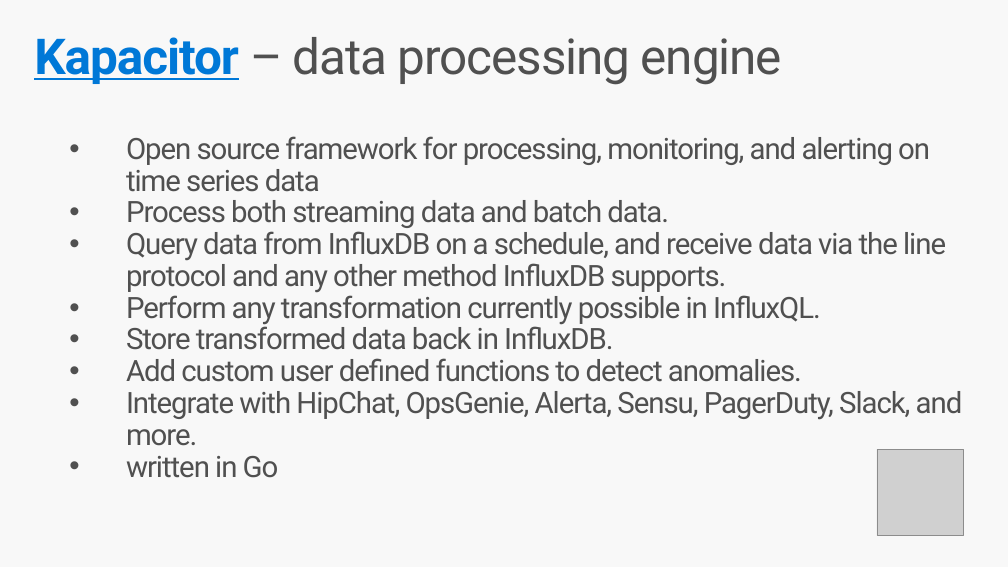
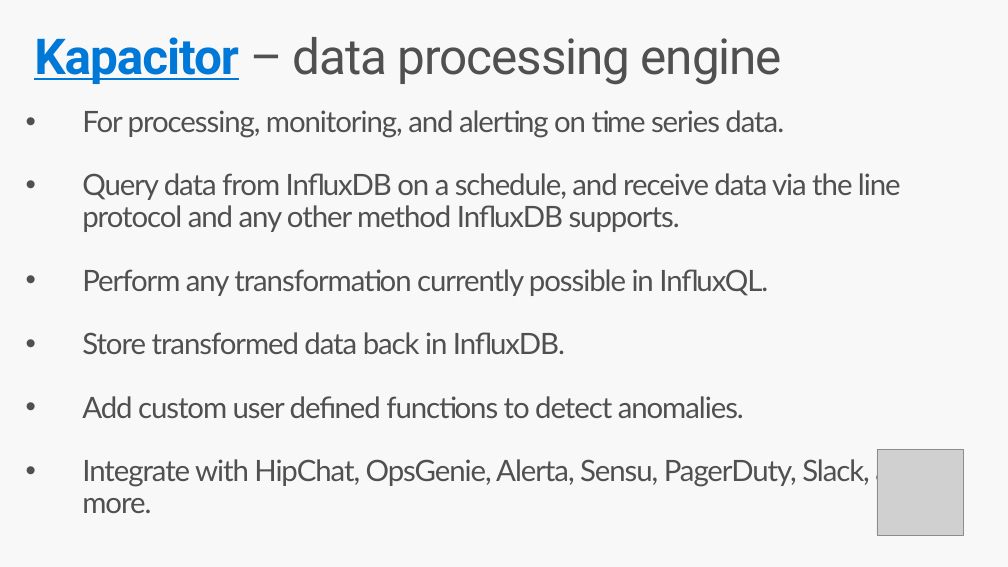
Before and after one commit to DudnykOleksandr/HealthMonitoring, a slide deck: slide 20 of docs/HealthMonitoring.pptx (slide 19 before the commit). Drawn at 1008x567 pixels with LibreOffice and Linux fonts; fonts in the diff are those of the drawing; grey boxes stand for pictures. Boxes give left, top, right and bottom in pixels: in the first picture for what was removed or moved away, otherwise in the second. Text is boxed around its words. In the diff, an @@ line names an element or a change of style, - is before the commit and + after.

```diff
--- a/docs/HealthMonitoring.pptx
+++ b/docs/HealthMonitoring.pptx
@@ text "For processing, monitoring, and alerting ..." moved from (x1=126, y1=136, x2=963, y2=478) to (x1=82, y1=110, x2=920, y2=487) @@
@@ text at (x1=82, y1=110, x2=784, y2=137): text changed; font Roboto to Lato @@
-• Open source framework for processing, monitoring, and alerting on time series data
-• Process both streaming data and batch data.
+• For processing, monitoring, and alerting on time series data.
@@ text at (x1=82, y1=173, x2=920, y2=487): font Roboto to Lato in "Query data from InfluxDB on a schedule, ...", "Perform any transformation currently possible in InfluxQL.", "Store transformed data back in InfluxDB.", "Add custom user defined functions to detect ..." and 1 more places @@
@@ text at (x1=126, y1=456, x2=279, y2=478): paragraph removed @@
-• written in Go
```
Also in this commit, not shown: 12 other slides changed, 1 slide added, 1 other file.
